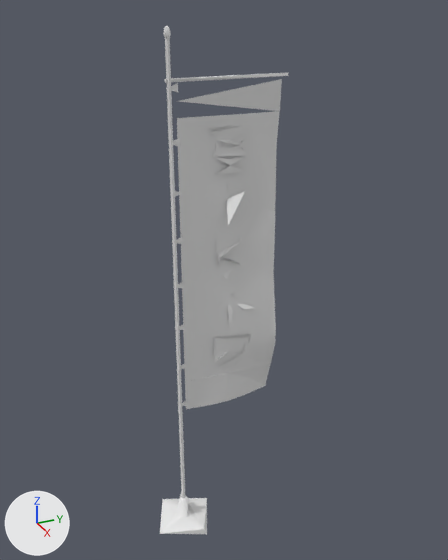
An edit to the glTF model game/assets/props/SM_NoboriBanner.glb, drawn before and after from the same camera.
One viewpoint serves both versions: a camera (50 mm lens) standing at (3.24, -1.14, 3.47) and looking at (-0.04, 0.34, 1.83). Every picture has the same lights, and +X, +Y and +Z are marked at lower left. The picture after the commit comes second. Vertices at exactly the same position are counted once.

The first picture shows 'SM_NoboriBanner'.
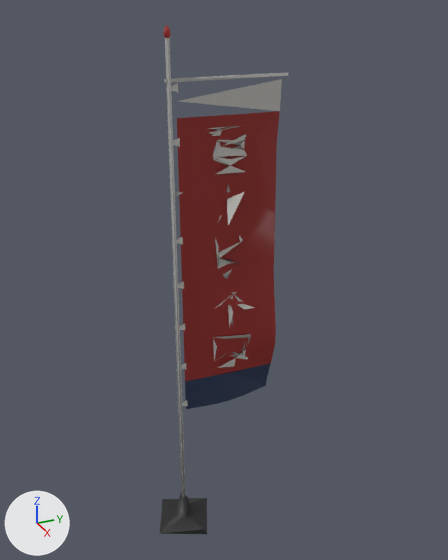
The change, as JSON lines over the scene's bpy script:
```json
{"op": "add", "block": "mat_x_prop", "code": "n2 = _N.new('ShaderNodeMix'); n2.name = 'Mix'"}
{"op": "add", "block": "mat_x_prop", "code": "n2.data_type = 'RGBA'"}
{"op": "add", "block": "mat_x_prop", "code": "n2.blend_type = 'MULTIPLY'"}
{"op": "add", "block": "mat_x_prop", "code": "n2.inputs[0].default_value = 1.0  # 'Factor'"}
{"op": "add", "block": "mat_x_prop", "code": "n2.inputs[7].default_value = (0.8, 0.8, 0.8, 1.0)  # 'B', white #e7e7e7"}
{"op": "add", "block": "mat_x_prop", "code": "n3 = _N.new('ShaderNodeVertexColor'); n3.name = 'Color Attribute'"}
{"block": "mat_x_prop", "where": "n0 = _N.new('ShaderNodeBsdfPrincipled'); n0.name = 'Principled BSDF'"}
{"op": "add", "block": "mat_x_prop", "code": "_L.new(n2.outputs[2], n0.inputs[0])  # 'Result' to 'Base Color'"}
{"op": "add", "block": "mat_x_prop", "code": "_L.new(n3.outputs[0], n2.inputs[6])  # 'Color' to 'A'"}
{"block": "me_sm_noboribanner_001", "where": "me_sm_noboribanner_001.from_pydata(...)  # 235 vertices, 252 faces; spans x -0.22..0.22, y -0.22..0.72, z 0.0..3.34"}
{"block": "me_sm_noboribanner_001", "where": "# used by ob_sm_noboribanner; location = (0.0, 0.0, 0.0)"}
{"block": "me_sm_noboribanner_001", "change": "me_sm_noboribanner_001 part 1: vertex colours changed"}
```

Boxes (x1, y1, x2, y2) around the edits, measured in the pictures (448 x 560 px):
```json
{"object": "SM_NoboriBanner", "change": "recoloured", "before": [160, 25, 288, 534], "after": [160, 25, 288, 534], "on screen": "darker"}
```
